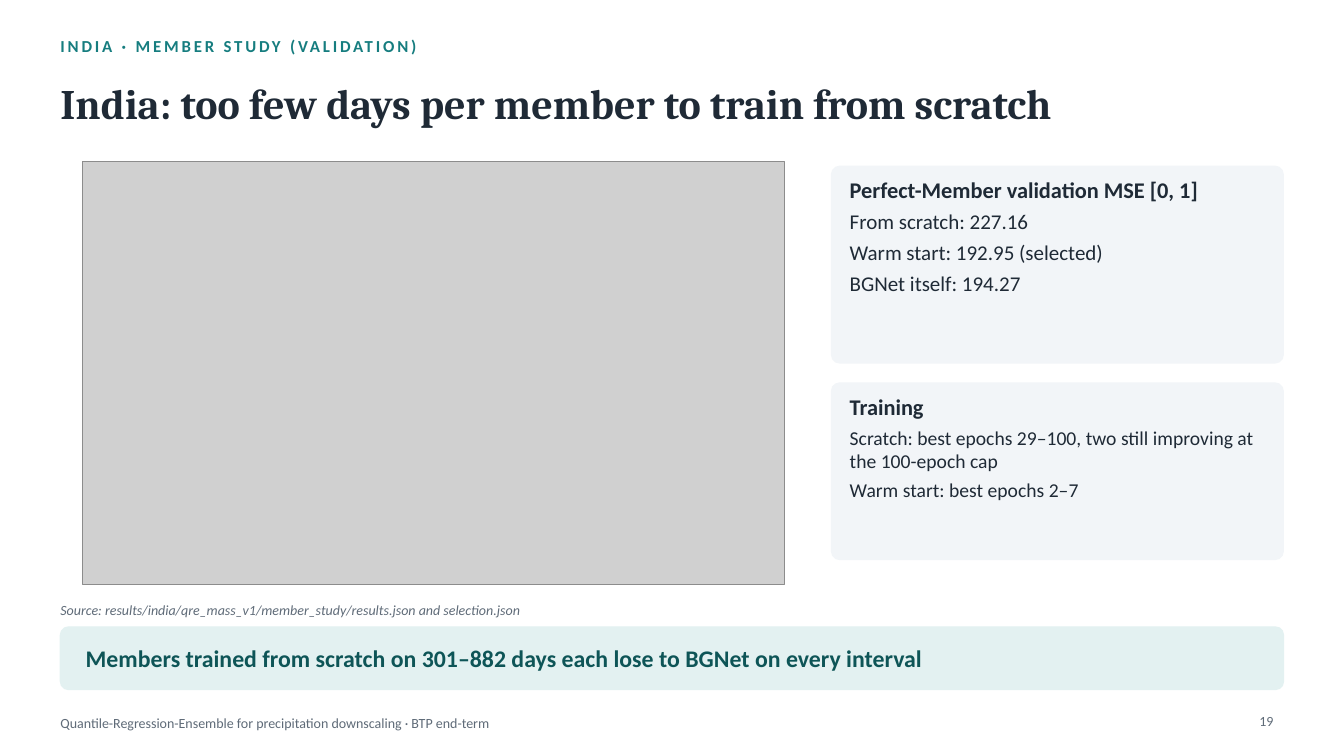
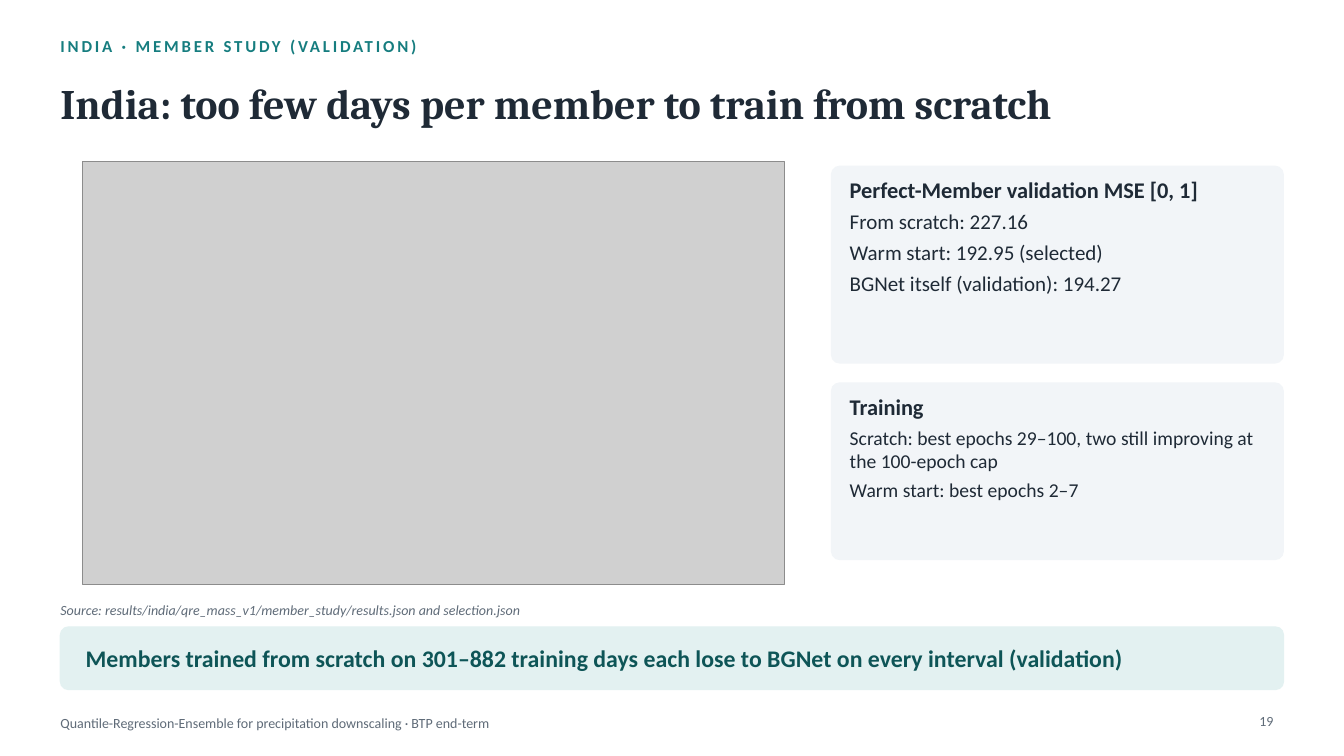
Before and after one commit to rajatjain3366/precipitation-downscaling, a slide deck: slide 19 of docs/presentation/BTP_endterm.pptx. Drawn at 1344x756 pixels with LibreOffice and Linux fonts; fonts in the diff are those of the drawing; grey boxes stand for pictures. Boxes give left, top, right and bottom in pixels: in the first picture for what was removed or moved away, otherwise in the second. Text is boxed around its words. In the diff, an @@ line names an element or a change of style, - is before the commit and + after.

```diff
--- a/docs/presentation/BTP_endterm.pptx
+++ b/docs/presentation/BTP_endterm.pptx
@@ text at [850,276,1121,294]: text changed @@
-BGNet itself: 194.27
+BGNet itself (validation): 194.27
@@ text at [86,649,1122,671]: text changed @@
-Members trained from scratch on 301–882 days each lose to BGNet on every interval
+Members trained from scratch on 301–882 training days each lose to BGNet on every interval (validation)
```
Also in this commit, not shown: 13 other slides changed, 7 other files.
